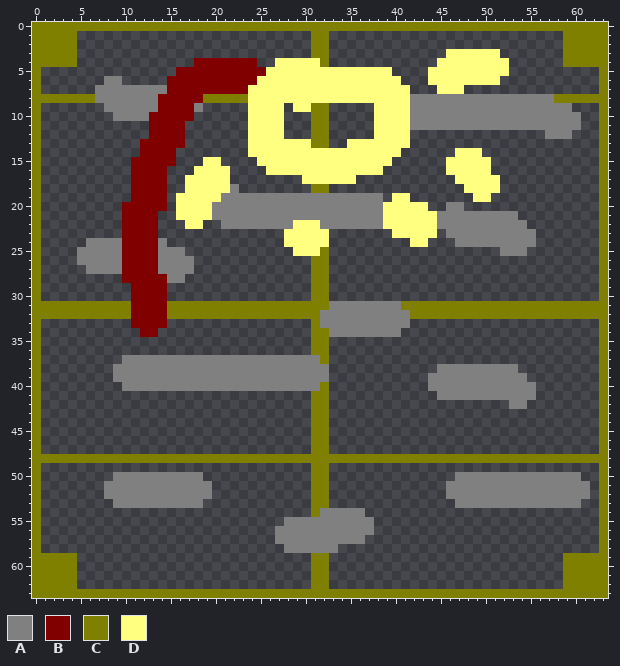
Edited in one commit: pixel-art sprite (data/pics/light.png). The first picture shows the starting point.
The file is 64x64 pixels.
Palette (. is transparent): A #808080  B #800000  C #808000  D #ffff80
Pixels before (only the part around the change), first column x 10:
 0 CCCCCCCCCCCCCCCCCCCCCCCCCCCCCCCCCCCCCCCCCCCCCCCCCCCCCC
 1 .....................CC..........................CCCCC
 2 .....................CC..........................CCCCC
 3 .....................CC.............DDDDDD.......CCCCC
 4 ........BBBBBBB..DDDDDC............DDDDDDDD......CCCCC
 5 ......BBBBBBBBBBDDDDDDDDDDDDDD....DDDDDDDDD..........C
 6 .....BBBBBBBBBBDDDDDDDDDDDDDDDD...DDDDDDDD...........C
 7 AAAAABBBBBBBBBDDDDDDDDDDDDDDDDDD...DDD...............C
 8 AAAABBBBBCCCCCDDDDDDDDDDDDDDDDDDAAAAAAAAAAAAAAAACCCCCC
 9 AAAABBBBA.....DDDD.DDCC.....DDDDAAAAAAAAAAAAAAAAAA...C
10 AAABBBBB......DDDD...CC.....DDDDAAAAAAAAAAAAAAAAAAA..C
11 ...BBBB.......DDDD...CC.....DDDDAAAAAAAAAAAAAAAAAAA..C
12 ...BBBB.......DDDD...CC.....DDDD...............AAA...C
13 ..BBBBB.......DDDDDDDCC..DDDDDDD.....................C
14 ..BBBB........DDDDDDDDDDDDDDDDD......DDD.............C
15 .BBBBB...DD....DDDDDDDDDDDDDDD......DDDDD............C
16 .BBBB...DDDD....DDDDDDDDDDDDD.......DDDDD............C
17 .BBBB..DDDDD........DDDDDD...........DDDDD...........C
18 .BBBB..DDDDDA........CC...............DDDD...........C
19 .BBBB.DDDDDAAAAAAAAAAAAAAAAAA.DD.......DD............C
20 BBBBB.DDDDAAAAAAAAAAAAAAAAAAADDDDD..AA...............C
21 BBBB..DDDDAAAAAAAAAAAAAAAAAAADDDDDDAAAAAAAAA.........C
22 BBBB...DD..AAAAAAAADDDAAAAAAADDDDDDAAAAAAAAAA........C
23 BBBB..............DDDDD.......DDDDD.AAAAAAAAAA.......C
24 BBBBA.............DDDDD.........DD...AAAAAAAAA.......C
25 BBBBAAA............DDDC...................AAA........C
26 BBBBAAAA.............CC..............................C
27 BBBBAAAA.............CC..............................C
28 BBBBBAA..............CC..............................C
29 .BBBB................CC..............................C
30 .BBBB................CC..............................C
31 CBBBBCCCCCCCCCCCCCCCCCCAAAAAAAACCCCCCCCCCCCCCCCCCCCCCC
32 CBBBBCCCCCCCCCCCCCCCCCAAAAAAAAAACCCCCCCCCCCCCCCCCCCCCC
33 .BBBB................CAAAAAAAAAA.....................C
34 ..BB.................CCAAAAAAAA......................C
New version:
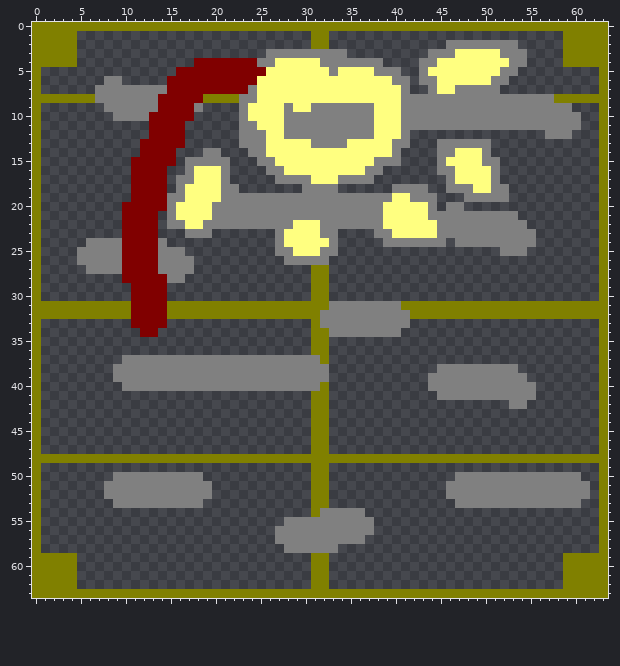
The edit:
y 2: x 46..53 ........ -> AAAAAAAA
y 3: x 26..34 .....CC.. -> AAAAAAAAA; x 44..46 ..D -> AAA; x 52..54 ... -> AAA
y 4: x 25..26 .. -> AA; x 32..38 C...... -> AAAAAAA; x 43..44 .. -> AA; x 53..54 .. -> AA
y 5: x 33 D -> A; x 38..40 DD. -> AAA; x 43 . -> A; x 52..53 D. -> AA
y 6: x 40..41 D. -> AA; x 43..44 .D -> AA; x 51..52 D. -> AA
y 7: x 24 D -> A; x 41 D -> A; x 44 . -> A; x 47..51 D.... -> AAAAA
y 8: x 23..24 CD -> AA; x 41 D -> A
y 9: x 23 . -> A; x 28 . -> A; x 31..37 CC..... -> AAAAAAA; x 41 D -> A
y 10: x 23 . -> A; x 28..37 ...CC..... -> AAAAAAAAAA; x 41 D -> A
y 11: x 23..24 .D -> AA; x 28..37 ...CC..... -> AAAAAAAAAA; x 41 D -> A
y 12: x 23..25 .DD -> AAA; x 28..37 ...CC..... -> AAAAAAAAAA; x 41 D -> A
y 13: x 23..25 .DD -> AAA; x 31..34 CC.. -> AAAA; x 40..41 DD -> AA; x 45..50 ...... -> AAAAAA
y 14: x 19..20 .. -> AA; x 24..25 DD -> AA; x 40 D -> A; x 45..46 .. -> AA; x 50 . -> A
y 15: x 17..21 ..DD. -> AAAAA; x 25..26 DD -> AA; x 38..40 DD. -> AAA; x 45 . -> A; x 50..51 D. -> AA
y 16: x 17 . -> A; x 21 D -> A; x 26..27 DD -> AA; x 37..38 DD -> AA; x 45..46 .D -> AA; x 51 . -> A
y 17: x 16..17 .D -> AA; x 21 D -> A; x 27..30 ...D -> AAAA; x 34..37 DD.. -> AAAA; x 46 . -> A; x 51 D -> A
y 18: x 16 . -> A; x 21 D -> A; x 30..33 .CC. -> AAAA; x 40..43 .... -> AAAA; x 46..48 ..D -> AAA; x 51..52 D. -> AA
y 19: x 15..16 .D -> AA; x 39 . -> A; x 42..44 ... -> AAA; x 48..52 .DD.. -> AAAAA
y 20: x 15 . -> A; x 44 . -> A
y 21: x 15 . -> A; x 44 D -> A
y 22: x 15..16 .. -> AA; x 19..20 .. -> AA
y 23: x 17..19 ... -> AAA; x 27 . -> A; x 32..33 D. -> AA; x 38..39 .. -> AA; x 45 . -> A
y 24: x 27 . -> A; x 33 . -> A; x 39..45 ...DD.. -> AAAAAAA
y 25: x 27..28 .. -> AA; x 32..33 C. -> AA
y 26: x 28..32 ...CC -> AAAAA
